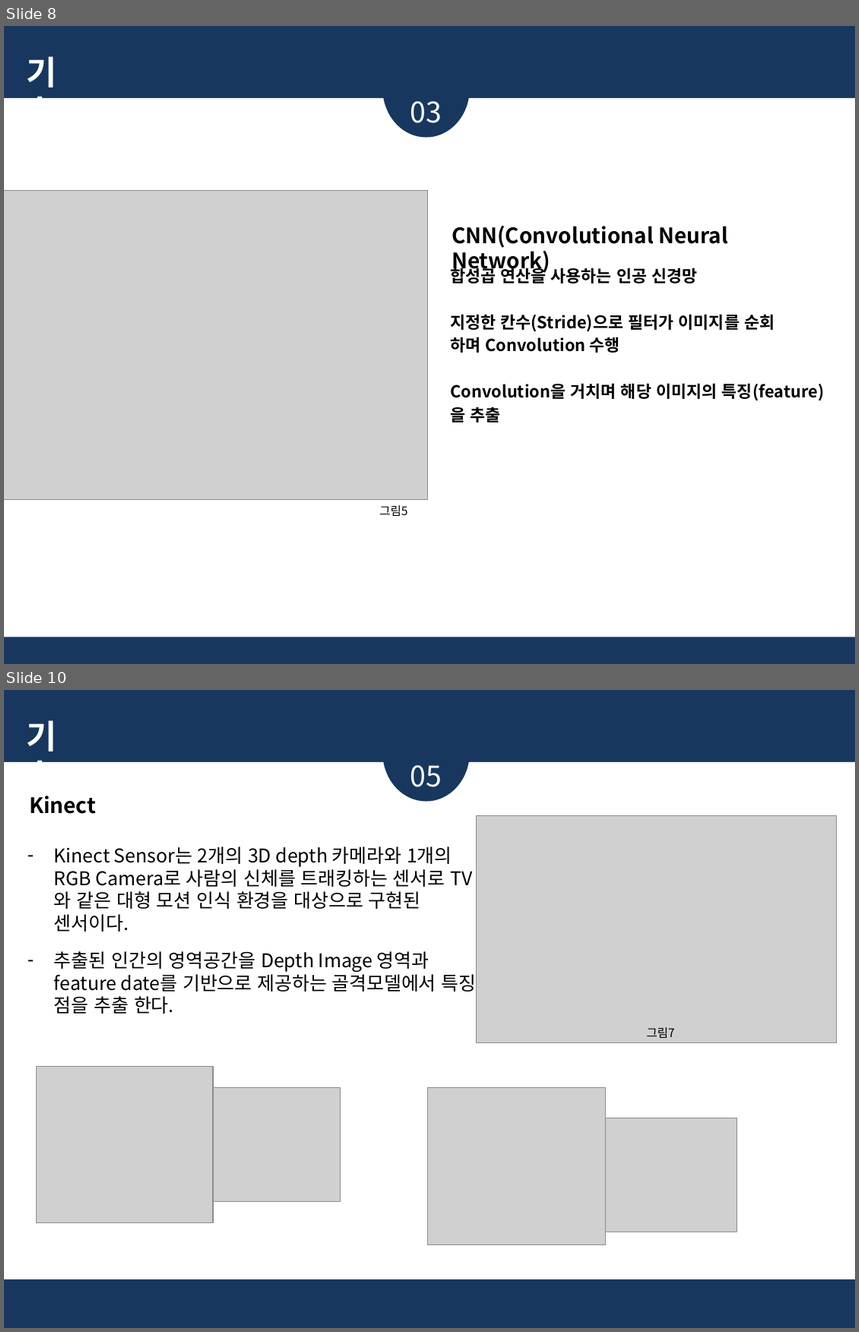
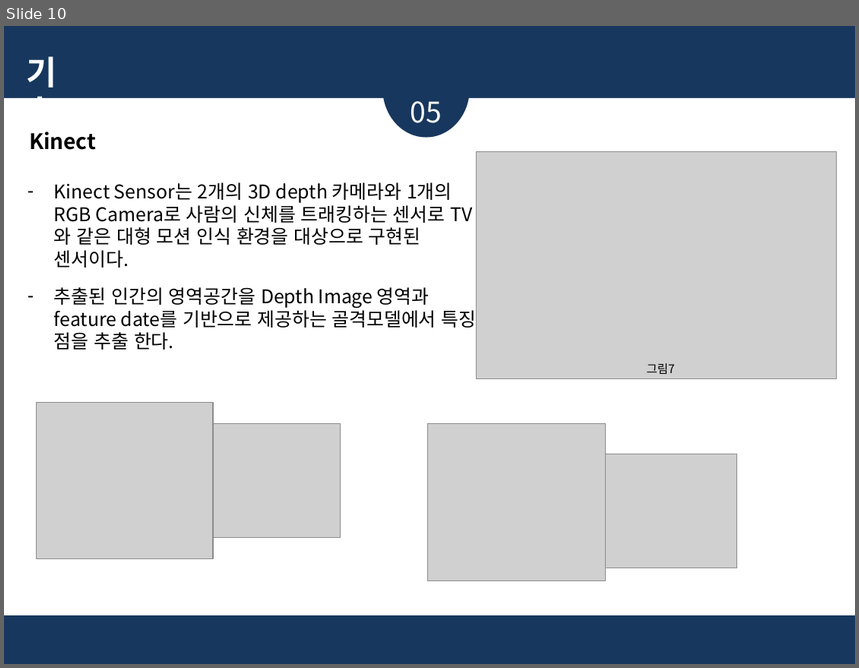
Before and after one commit to glad1470/2019_research, a slide deck: Doc/주제 선정 및 시장 조사_19.03.19/졸업논문 주제_임광효_김준영_2.pptx. Shown one above the other, each under a label of ours: slides 8 and 10 before the commit, slide 10 after it; the slides between them are not shown. The pictures are 859x1332 and 859x668 pixels, drawn with LibreOffice and Linux fonts; fonts in the diff are those of the drawing; grey boxes stand for pictures. Boxes give left, top, right and bottom in pixels: in the first picture for what was removed or moved away, otherwise in the second. Text is boxed around its words. In the diff, an @@ line names an element or a change of style, - is before the commit and + after.

```diff
--- a/Doc/주제 선정 및 시장 조사_19.03.19/졸업논문 주제_임광효_김준영_2.pptx
+++ b/Doc/주제 선정 및 시장 조사_19.03.19/졸업논문 주제_임광효_김준영_2.pptx
@@ slide 8 removed at [4,26,855,664], background #17375E @@
@@ ellipse removed at [382,40,470,138] @@
@@ text removed at [25,56,56,98] @@
-기술
@@ rectangle removed at [4,98,855,638] @@
@@ text removed at [411,101,442,123] @@
-03
@@ picture removed at [4,190,428,500] @@
@@ text removed at [452,226,728,275] @@
-CNN(Convolutional Neural Network)
@@ text removed at [450,265,825,423] @@
-합성곱 연산을 사용하는 인공 신경망
-지정한 칸수(Stride)으로 필터가 이미지를 순회
-하며 Convolution 수행
-Convolution을 거치며 해당 이미지의 특징(feature)
-을 추출
@@ text removed at [379,506,408,516] @@
-그림5
```
Also in this commit, not shown: 3 slides changed, 5 slides added, 3 other slides removed.
